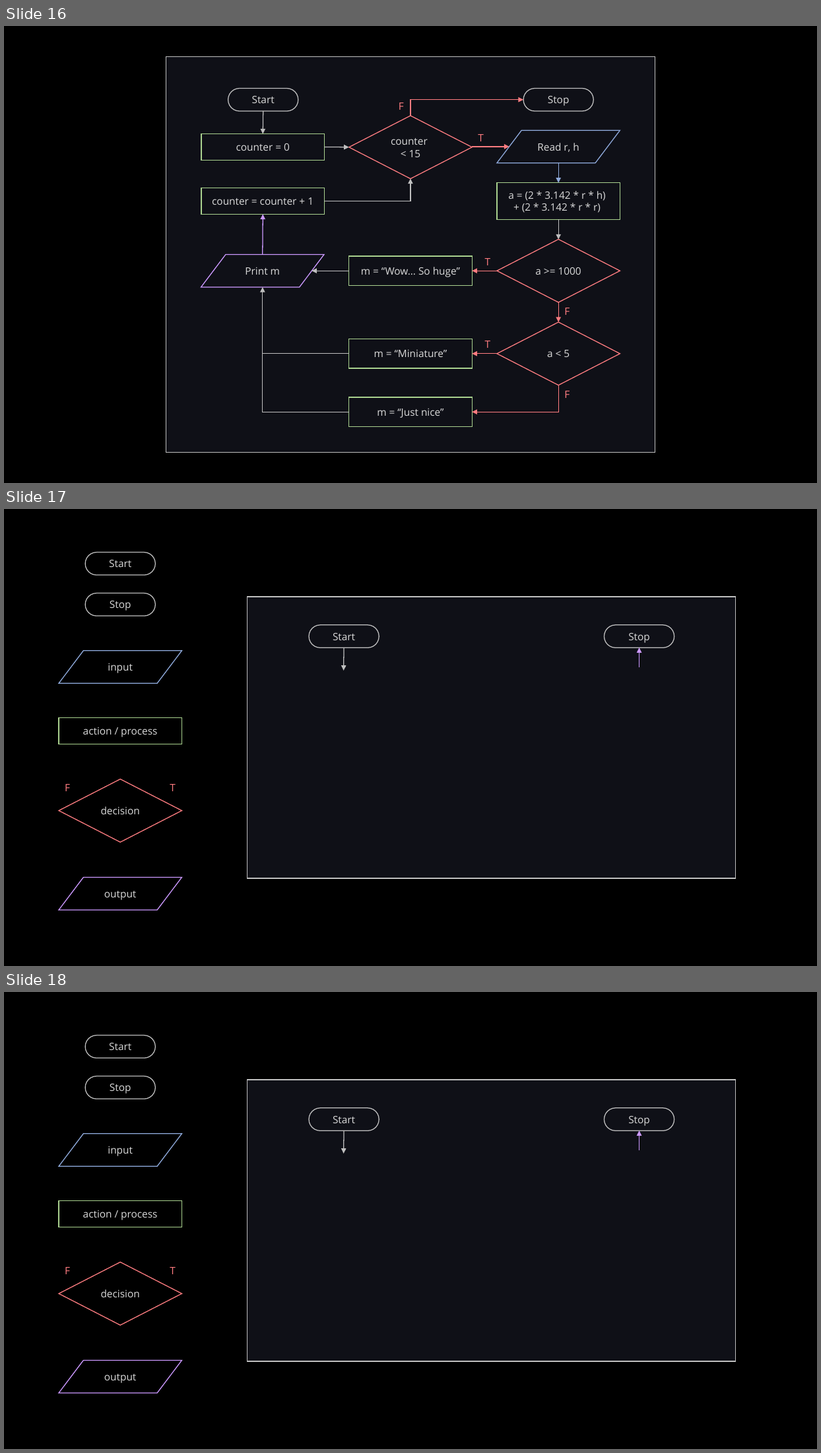
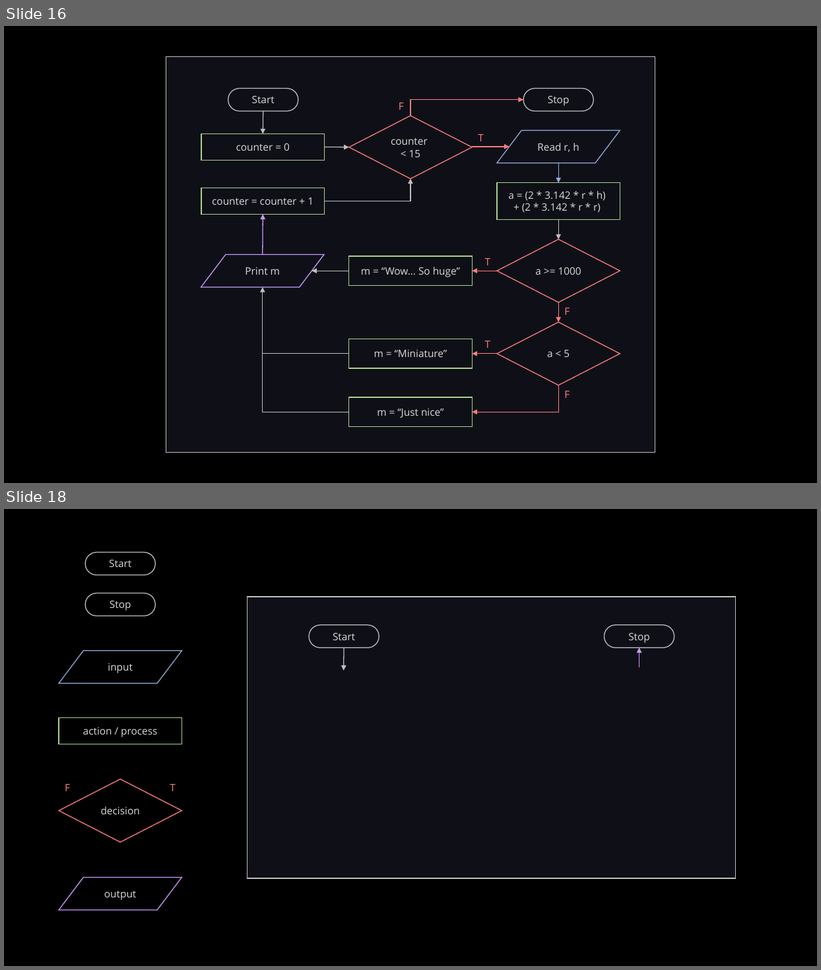
Before and after one commit to LimJY03/JavaMatriculation, a slide deck: Past Year Theory Questions/Resources/resources.pptx. Shown one above the other, each under a label of ours: slides 16, 17 and 18 before the commit, slides 16 and 18 after it; the slides between them are not shown. The pictures are 821x1453 and 821x970 pixels, drawn with LibreOffice and Linux fonts; fonts in the diff are those of the drawing. Boxes give left, top, right and bottom in pixels: in the first picture for what was removed or moved away, otherwise in the second. Text is boxed around its words. In the diff, an @@ line names an element or a change of style, - is before the commit and + after.

```diff
--- a/Past Year Theory Questions/Resources/resources.pptx
+++ b/Past Year Theory Questions/Resources/resources.pptx
@@ slide 17 removed at (x1=4, y1=509, x2=817, y2=966), background #000000 @@
@@ pill shape removed at (x1=85, y1=553, x2=155, y2=575) @@
-Start
@@ pill shape removed at (x1=85, y1=593, x2=155, y2=616) @@
-Stop
@@ rectangle removed at (x1=248, y1=597, x2=736, y2=879) @@
@@ pill shape removed at (x1=309, y1=625, x2=379, y2=648) @@
-Start
@@ pill shape removed at (x1=604, y1=625, x2=675, y2=648) @@
-Stop
@@ flow chart input output removed at (x1=59, y1=650, x2=182, y2=683) @@
-input
@@ arrow removed from (344, 648) to (344, 671) @@
@@ arrow removed from (640, 667) to (640, 648) @@
@@ rectangle removed at (x1=59, y1=718, x2=182, y2=745) @@
-action / process
@@ diamond removed at (x1=59, y1=779, x2=182, y2=843) @@
-decision
@@ text removed at (x1=65, y1=784, x2=70, y2=791) @@
-F
@@ text removed at (x1=170, y1=784, x2=176, y2=791) @@
-T
@@ flow chart input output removed at (x1=59, y1=877, x2=182, y2=910) @@
-output
```
Also in this commit, not shown: 1 slide added, 1 other file.
